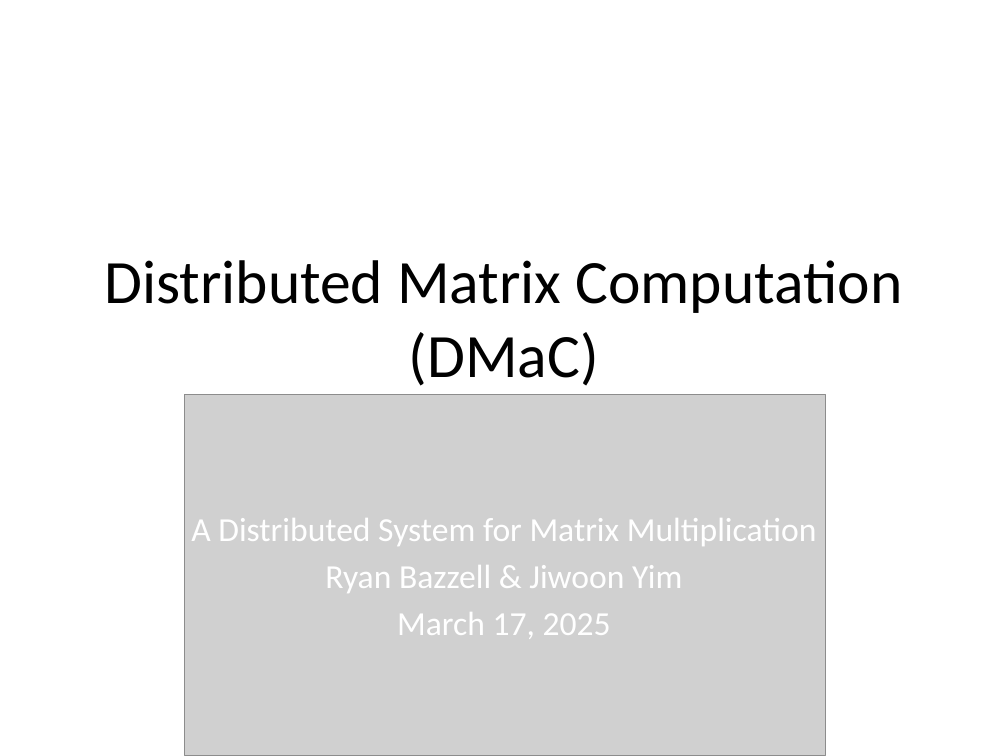
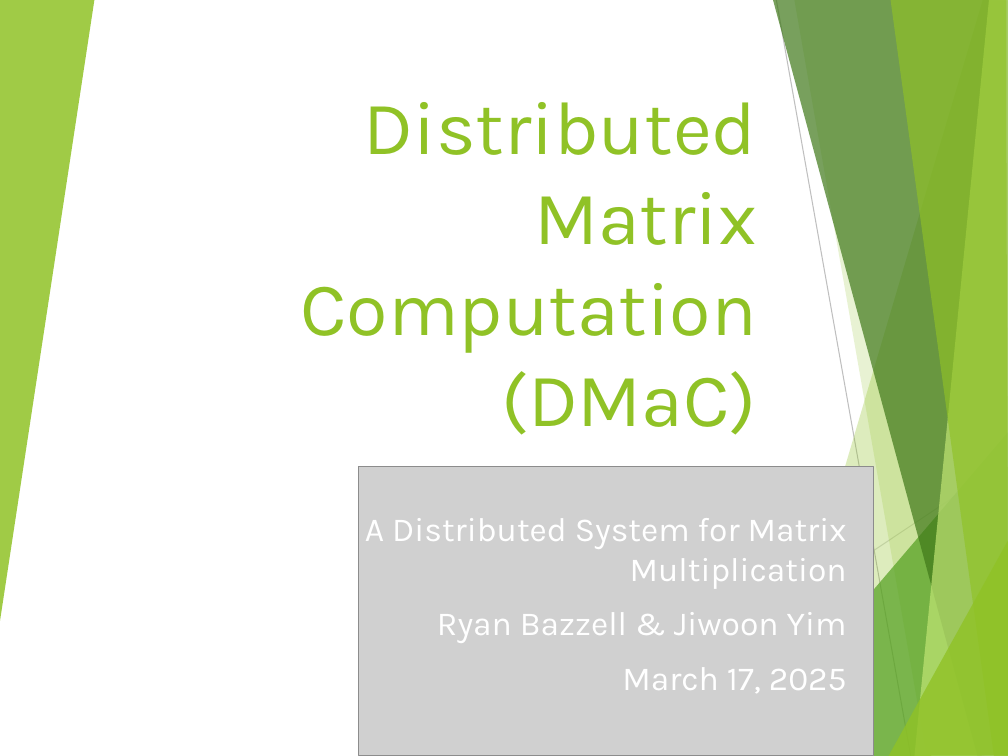
Before and after one commit to rbazzell/distributed-systems-project, a slide deck: slide 1 of DMaC_slides.pptx. Drawn at 1008x756 pixels with LibreOffice and Linux fonts; fonts in the diff are those of the drawing; grey boxes stand for pictures. Boxes give left, top, right and bottom in pixels: in the first picture for what was removed or moved away, otherwise in the second. Text is boxed around its words. In the diff, an @@ line names an element or a change of style, - is before the commit and + after.

```diff
--- a/DMaC_slides.pptx
+++ b/DMaC_slides.pptx
@@ group added at (0,0,1008,756): 8 freeform shapes, 2 lines @@
@@ title "Distributed Matrix Computation (DMaC)": place and size @@
-title "Distributed Matrix Computation (DMaC)" at (104,260,903,386)
+title "Distributed Matrix Computation (DMaC)" at (301,102,757,435)
@@ title "Distributed Matrix Computation (DMaC)" at (301,102,757,435): size 44 to 54 pt, font Calibri to Karla, text colour #000000 to #90C226; alignment centre to right; vertical alignment middle to bottom @@
@@ picture: place and size @@
-picture at (184,394,826,755)
+picture at (359,467,873,756)
@@ subtitle "A Distributed System for Matrix ..." at (365,518,847,693): font Calibri to Karla; alignment centre to right; more space between paragraphs @@
```
Also in this commit, not shown: 10 other slides changed, 3 slides added, 4 slides removed.
